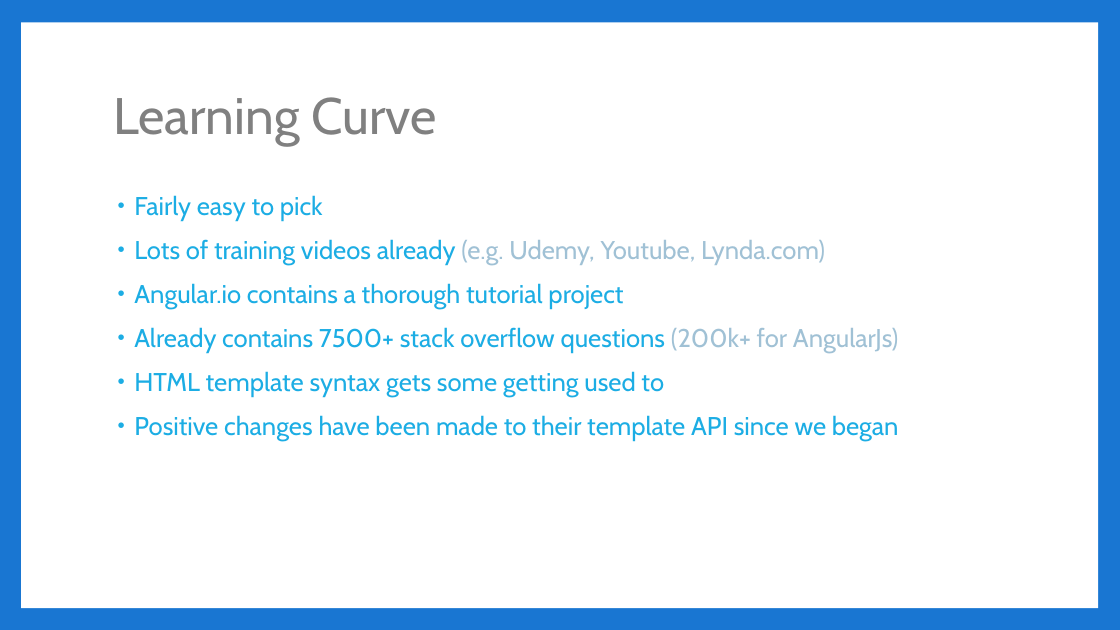
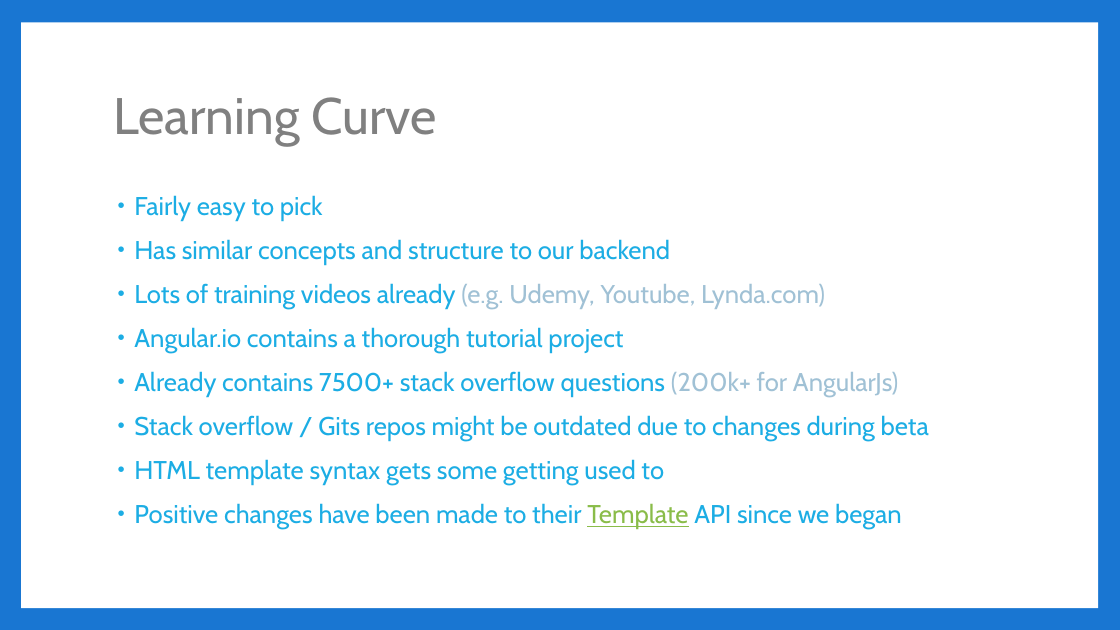
Before and after one commit to jbicks/angular2-demo, a slide deck: slide 7 of Angular2.pptx. Drawn at 1120x630 pixels with LibreOffice and Linux fonts; fonts in the diff are those of the drawing. Boxes give left, top, right and bottom in pixels: in the first picture for what was removed or moved away, otherwise in the second. Text is boxed around its words. In the diff, an @@ line names an element or a change of style, - is before the commit and + after.

```diff
--- a/Angular2.pptx
+++ b/Angular2.pptx
@@ text at (134,239,670,265): paragraph added @@
+• Has similar concepts and structure to our backend
@@ text at (134,415,929,441): paragraph added @@
+• Stack overflow / Gits repos might be outdated due to changes during beta
@@ text at (134,503,902,529): text changed @@
-• Positive changes have been made to their template API since we began
+• Positive changes have been made to their Template API since we began
```
Also in this commit, not shown: 9 other slides changed, 1 slide added, 3 slides removed.
